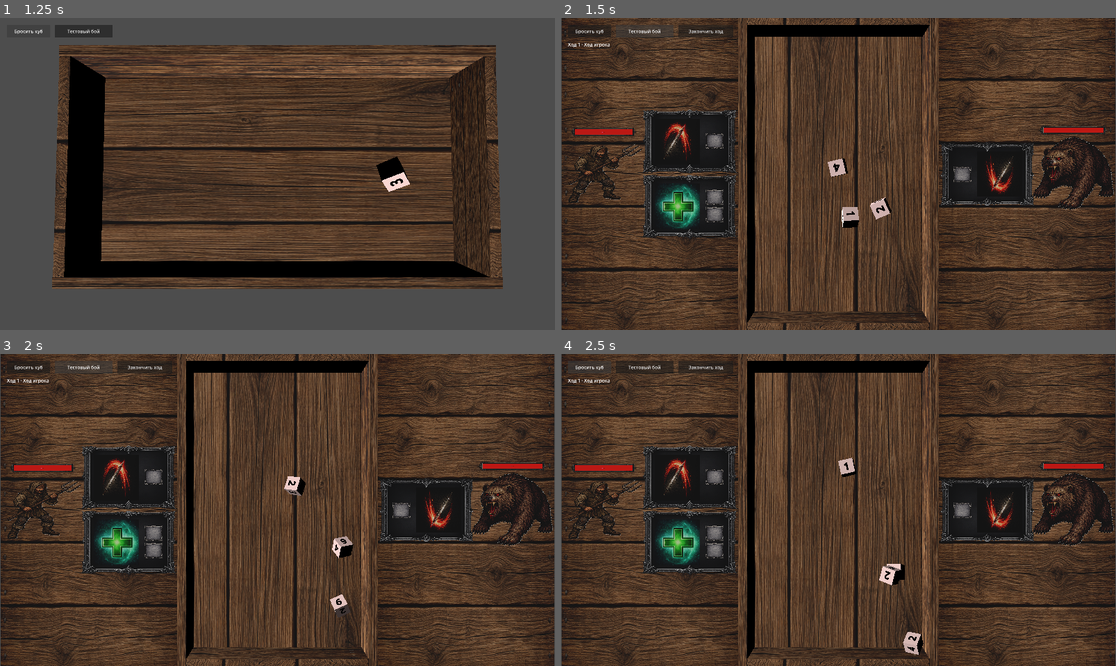
Above: before the commit, frames 1-4 (two rows, left to right).
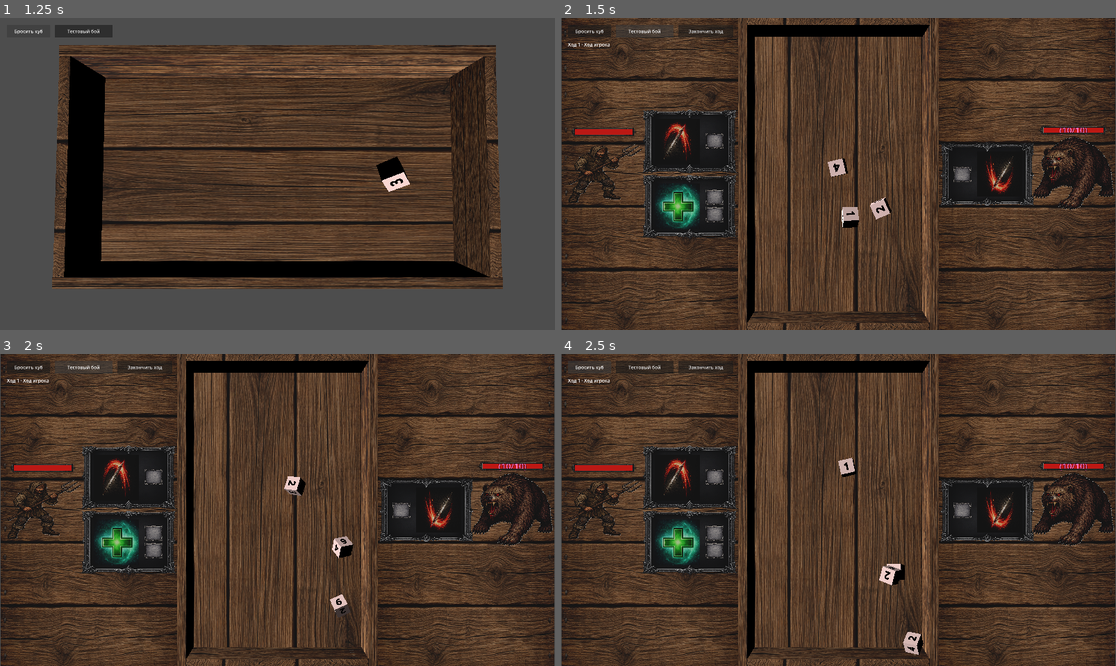
Above: after the commit, the same moments.

Repository: olegbogai-web/dicegame
Game: Godot game, scene res://scenes/board.tscn
The game is run twice, just before and just after one commit, with the same random seed, the same clock (stepped at 60 frames per second) and the same inputs.
Inputs:
- Up to frame 1 (1.25 s): click "Бросить куб" at 0.5 s
- Up to frame 2 (1.5 s): click "Тестовый бой" at 1.25 s
- Up to frame 3 (2 s): no input
- Up to frame 4 (2.5 s): click "Бросить куб" at 2 s

Frame 1 is identical in both runs. In frame 2, less than 0.1% of the frame differs, in the area x 7-95%, y 35-38%; in frame 3, less than 0.1%; in frame 4, less than 0.1%.

Commit message:
Revert "Adjust HP label sizing and show player HP like monster"

Diff:
--- a/content/rooms/subclasses/battle_room.gd
+++ b/content/rooms/subclasses/battle_room.gd
@@ -175,12 +175,6 @@
 		return Vector2i.ZERO
 	var monster_view := monster_views[index]
 	return Vector2i(monster_view.current_hp, monster_view.max_hp)
-
-
-func get_player_health_values() -> Vector2i:
-	if player_view == null:
-		return Vector2i.ZERO
-	return Vector2i(player_view.current_hp, player_view.max_hp)
 
 
 func get_player_abilities() -> Array[AbilityDefinition]:
--- a/scenes/battle_table.gd
+++ b/scenes/battle_table.gd
@@ -126,7 +126,6 @@
 	_apply_texture_to_mesh(_player_sprite, player_view.sprite)
 	_player_sprite.transform = Transform3D(Basis.from_scale(player_view.base_scale), BattleRoomScript.PLAYER_SPRITE_POSITION)
 	_apply_health_bar(_player_sprite, battle_room_data.get_player_health_ratio())
-	_apply_health_text(_player_sprite, battle_room_data.get_player_health_values())
 
 
 func _apply_monster_sprites() -> void:
@@ -151,7 +150,7 @@
 			BattleRoomScript.MONSTER_SPRITE_POSITION + Vector3(0.0, 0.0, offsets[index])
 		)
 		_apply_health_bar(target_sprite, battle_room_data.get_monster_health_ratio(index))
-		_apply_health_text(target_sprite, battle_room_data.get_monster_health_values(index))
+		_apply_monster_health_text(target_sprite, battle_room_data.get_monster_health_values(index))
 		_monster_sprite_states.append({
 			"sprite": target_sprite,
 			"index": index,
@@ -282,13 +281,11 @@
 	health_bar.transform = Transform3D(target_basis, target_origin)
 
 
-func _apply_health_text(combatant_sprite: MeshInstance3D, health_values: Vector2i) -> void:
+func _apply_monster_health_text(combatant_sprite: MeshInstance3D, health_values: Vector2i) -> void:
 	if combatant_sprite == null:
 		return
 
-	var health_label := combatant_sprite.get_node_or_null(^"HP_frame/HP_text_player") as Label3D
-	if health_label == null:
-		health_label = combatant_sprite.get_node_or_null(^"HP_frame_monster/HP_text_monster") as Label3D
+	var health_label := combatant_sprite.get_node_or_null(^"HP_frame_monster/HP_text_monster") as Label3D
 	if health_label == null:
 		return
 
--- a/scenes/battle_table.tscn
+++ b/scenes/battle_table.tscn
@@ -88,13 +88,13 @@
 mesh = SubResource("PlaneMesh_swnlx")
 
 [node name="HP_text_monster" type="Label3D" parent="monster_sprite/HP_frame_monster"]
-transform = Transform3D(0.05, 0, 0, 0, 0.04, 0, 0, 0, 0.04, 0, 0.0025, 0)
-pixel_size = 0.025
+transform = Transform3D(0.1, 0, 0, 0, 0.08, 0, 0, 0, 0.08, 0, 0.0025, 0)
+pixel_size = 0.05
 billboard = 1
 text = "(0/0)"
-font_size = 20
+font_size = 48
 modulate = Color(1, 0.45, 0.75, 1)
-outline_size = 3
+outline_size = 6
 outline_modulate = Color(0.15, 0, 0.08, 1)
 
 [node name="player_sprite" type="MeshInstance3D" parent="." unique_id=9839672]
@@ -111,16 +111,6 @@
 transform = Transform3D(0.85, 0, 0, 0, 0.8, 0, 0, 0, 0.6, 0, 0.001, 0)
 material_override = SubResource("StandardMaterial3D_dtdu1")
 mesh = SubResource("PlaneMesh_swnlx")
-
-[node name="HP_text_player" type="Label3D" parent="player_sprite/HP_frame"]
-transform = Transform3D(0.05, 0, 0, 0, 0.04, 0, 0, 0, 0.04, 0, 0.0025, 0)
-pixel_size = 0.025
-billboard = 1
-text = "(0/0)"
-font_size = 20
-modulate = Color(1, 0.45, 0.75, 1)
-outline_size = 3
-outline_modulate = Color(0.15, 0, 0.08, 1)
 
 [node name="board" parent="." unique_id=1670483730 instance=ExtResource("5_dtdu1")]
 transform = Transform3D(-4.8956753e-08, 0, -1.3, 0, 1.1, 0, 1.12, 0, -5.6824803e-08, 0, -0.69, 0)
